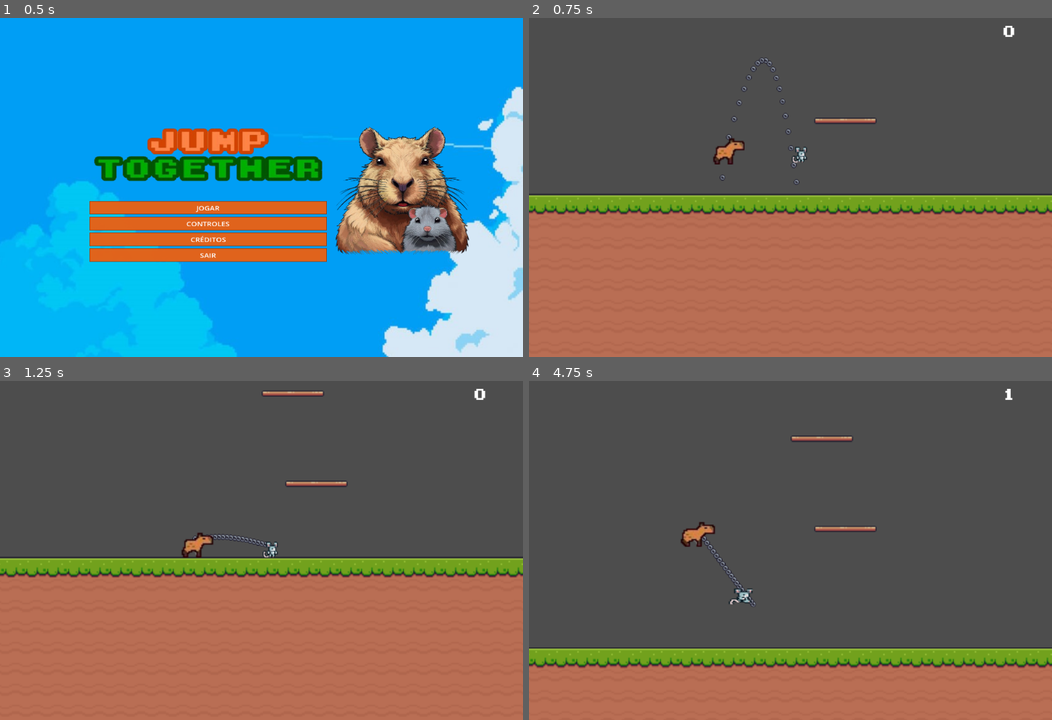
Above: before the commit, frames 1-4 (two rows, left to right).
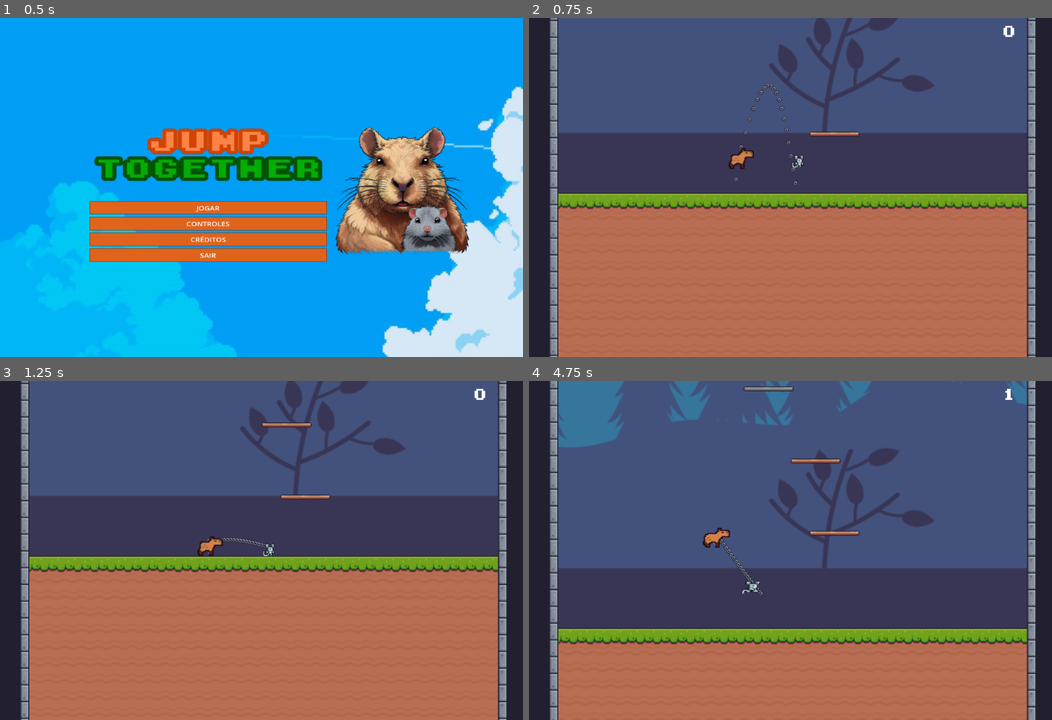
Above: after the commit, the same moments.

Repository: MarinVLT/jump-together
Game: Godot game, scene res://scenes/title_screen.tscn
Same seed, same stepped clock (60 frames per second), same inputs: the game is played once before the commit and once after it.
Inputs:
- Up to frame 1 (0.5 s): no input
- Up to frame 2 (0.75 s): click "JOGAR" at 0.5 s
- Up to frame 3 (1.25 s): no input
- Up to frame 4 (4.75 s): tap Enter at 1.25 s; hold Right (ui_right) 1.28-2.78 s; tap A (a) at 1.35, 3.05, 3.6 s; tap Up (ui_up) at 1.52, 2.27, 3.77, 4.52 s; tap D (d) at 1.55, 2.1, 3.8, 4.35 s; tap W (w) at 2.3, 2.85, 4.55 s; hold Left (ui_left) 2.78-3.53 s; hold Right (ui_right) from 3.53 s (still down)

Frame 1 is identical in both runs. In frame 2, 43% of the frame differs, in the area x 0-100%, y 0-100%; in frame 3, 43%; in frame 4, 68%.

Commit message:
BACKGROUND FINALIZADO

Diff:
--- a/project.godot
+++ b/project.godot
@@ -51,3 +51,7 @@
 "events": [Object(InputEventKey,"resource_local_to_scene":false,"resource_name":"","device":-1,"window_id":0,"alt_press …(182 unchanged characters)…
 ]
 }
+
+[rendering]
+
+environment/defaults/default_clear_color=Color(0.784314, 0.941176, 0.843137, 1)
--- a/scenes/main.tscn
+++ b/scenes/main.tscn
@@ -1,14 +1,15 @@
-[gd_scene load_steps=16 format=3 uid="uid://b6j33v5y1yxk6"]
+[gd_scene load_steps=17 format=3 uid="uid://b6j33v5y1yxk6"]
 
 [ext_resource type="Script" path="res://scripts/main.gd" id="1_rrhqe"]
 [ext_resource type="FontFile" uid="uid://bxy7advf4ljym" path="res://themes/fonts/m04fatal_fury/m04b.TTF" id="2_eopce"]
 [ext_resource type="PackedScene" uid="uid://jedi2p65mqw0" path="res://actors/player_1.tscn" id="2_j6gnq"]
+[ext_resource type="Texture2D" uid="uid://bemv3w0adaq0u" path="res://assets/background/trees2.png" id="2_vghnl"]
 [ext_resource type="PackedScene" uid="uid://bac252o8a2l0s" path="res://actors/player_2.tscn" id="3_mwyte"]
 [ext_resource type="Script" path="res://scripts/RepeticaoParedes.gd" id="3_p1wpt"]
 [ext_resource type="Script" path="res://scripts/Chain.gd" id="4_u5jrd"]
 [ext_resource type="Texture2D" uid="uid://b0ilgqidtpek3" path="res://assets/Pixel Adventure 1/Free/Terrain/Terrain (16x16).png" id="5_dp6ns"]
 [ext_resource type="Script" path="res://scripts/Camera.gd" id="6_ahgm4"]
-[ext_resource type="Script" path="res://end_area.gd" id="9_h37w5"]
+[ext_resource type="Script" path="res://scripts/end_area.gd" id="9_h37w5"]
 [ext_resource type="AudioStream" uid="uid://udht8rg6akl" path="res://assets/sounds/background_music.mp3" id="10_rgu6s"]
 
 [sub_resource type="TileSetAtlasSource" id="TileSetAtlasSource_28lst"]
@@ -928,13 +929,24 @@
 anchors_preset = 15
 anchor_right = 1.0
 anchor_bottom = 1.0
-offset_left = -50.0
-offset_top = 4.0
-offset_right = -50.0
-offset_bottom = 4.0
 grow_horizontal = 2
 grow_vertical = 2
 script = ExtResource("1_rrhqe")
+
+[node name="TextureRect" type="TextureRect" parent="."]
+layout_mode = 1
+anchors_preset = 15
+anchor_right = 1.0
+anchor_bottom = 1.0
+offset_left = -76.0
+offset_top = -487.0
+offset_right = 844.0
+offset_bottom = -229.0
+grow_horizontal = 2
+grow_vertical = 2
+scale = Vector2(0.88, 1)
+texture = ExtResource("2_vghnl")
+expand_mode = 1
 
 [node name="CanvasLayer" type="CanvasLayer" parent="."]
 
@@ -984,8 +996,8 @@
 player2_path = NodePath("../Player2")
 
 [node name="Camera2D" type="Camera2D" parent="YSort"]
-position = Vector2(360, 283)
-zoom = Vector2(2.5, 2.5)
+position = Vector2(366, 287)
+zoom = Vector2(2, 2)
 editor_draw_limits = true
 script = ExtResource("6_ahgm4")
 
--- a/scenes/reset.tscn
+++ b/scenes/reset.tscn
@@ -1,6 +1,6 @@
 [gd_scene load_steps=8 format=3 uid="uid://iip2gdfv0jxg"]
 
-[ext_resource type="Script" path="res://reset.gd" id="1_setok"]
+[ext_resource type="Script" path="res://scripts/reset.gd" id="1_setok"]
 [ext_resource type="Theme" uid="uid://burrrtpd8blug" path="res://themes/default_btn.tres" id="1_wiqc0"]
 [ext_resource type="FontFile" uid="uid://7eoqemlu64pw" path="res://assets/fonts/Village.ttf" id="2_uldi7"]
 [ext_resource type="AudioStream" uid="uid://c8170sebfq0pf" path="res://assets/sounds/fail_sound.mp3" id="3_arkxw"]
--- a/end_area.gd
+++ b/scripts/end_area.gd
@@ -11,6 +11,6 @@
 	pass
 
 
-func _on_body_entered(body):
-	if(body.name == "Player1" or body.name == "Player2"):
-		get_tree().change_scene_to_file("res://scenes/reset.tscn")
+#func _on_body_entered(body):
+	#if(body.name == "Player1" or body.name == "Player2"):
+		#get_tree().change_scene_to_file("res://scenes/reset.tscn")
Binary file added: assets/background/trees2.png
Not shown, added: assets/background/trees2.png.import
Renamed: reset.gd -> scripts/reset.gd
